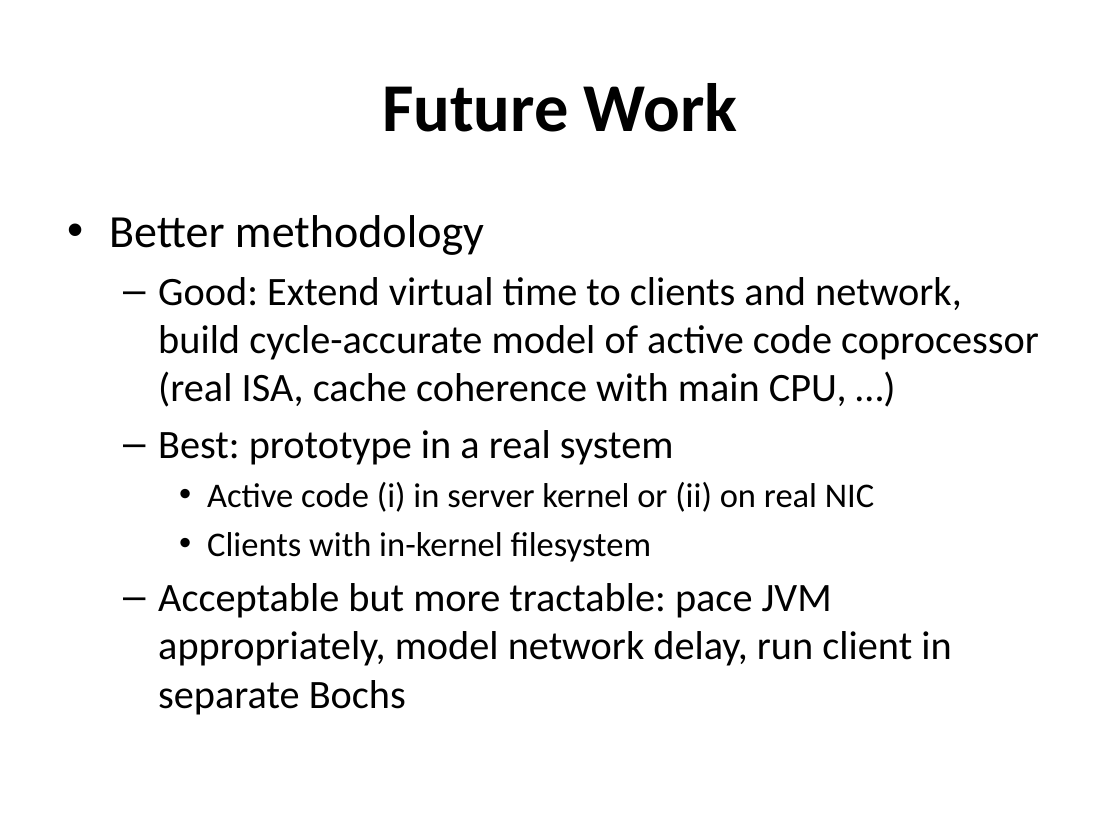
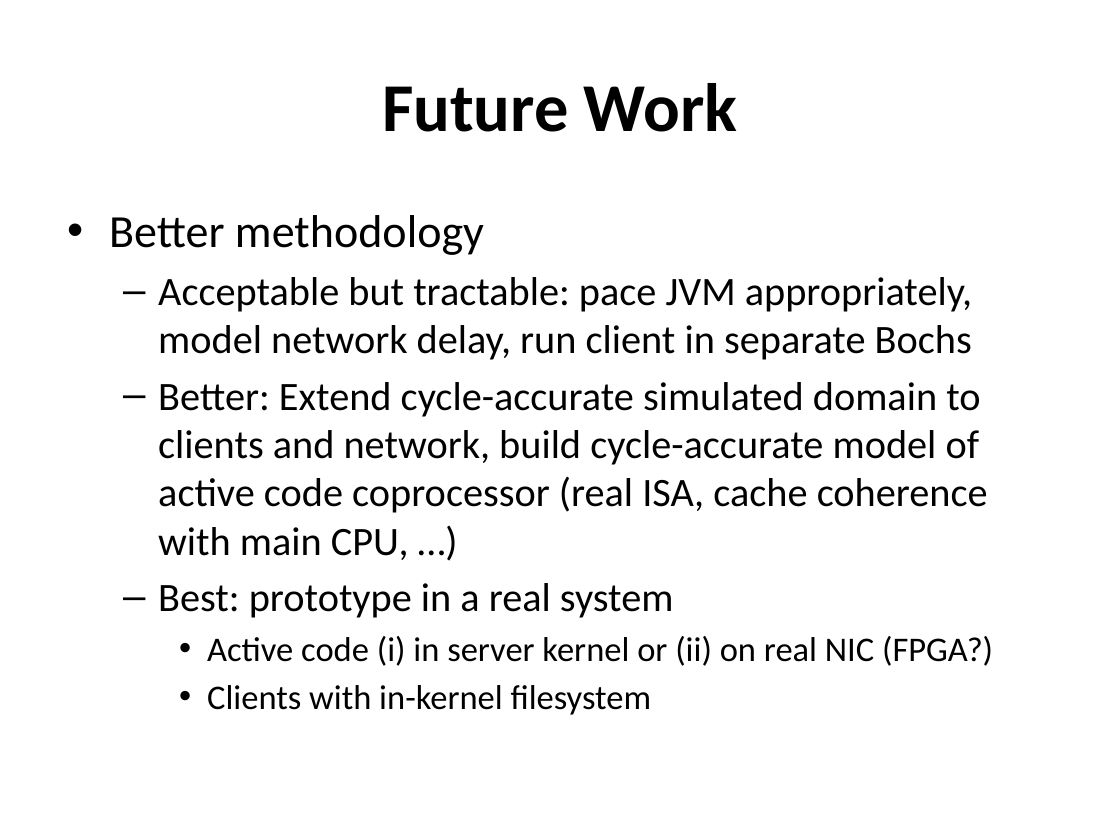
Before and after one commit to madananshul/ActiveRDMA, a slide deck: slide 20 of doc/presentation/presentation.pptx. Drawn at 1120x840 pixels with LibreOffice and Linux fonts; fonts in the diff are those of the drawing. Boxes give left, top, right and bottom in pixels: in the first picture for what was removed or moved away, otherwise in the second. Text is boxed around its words. In the diff, an @@ line names an element or a change of style, - is before the commit and + after.

```diff
--- a/doc/presentation/presentation.pptx
+++ b/doc/presentation/presentation.pptx
@@ text at (158, 277, 988, 560): text changed @@
-  – Good: Extend virtual time to clients and network, build cycle-accurate model of active code coprocessor (real ISA, cache coherence with main CPU, …)
+  – Acceptable but tractable: pace JVM appropriately, model network delay, run client in separate Bochs
+  – Better: Extend cycle-accurate simulated domain to clients and network, build cycle-accurate model of active code coprocessor (real ISA, cache coherence with main CPU, …)
@@ text at (158, 583, 951, 715): paragraph removed @@
-  – Acceptable but more tractable: pace JVM appropriately, model network delay, run client in separate Bochs
@@ text at (207, 636, 993, 666): text changed @@
-    • Active code (i) in server kernel or (ii) on real NIC
+    • Active code (i) in server kernel or (ii) on real NIC (FPGA?)
```
Also in this commit, not shown: 3 other slides changed, 1 other file.
